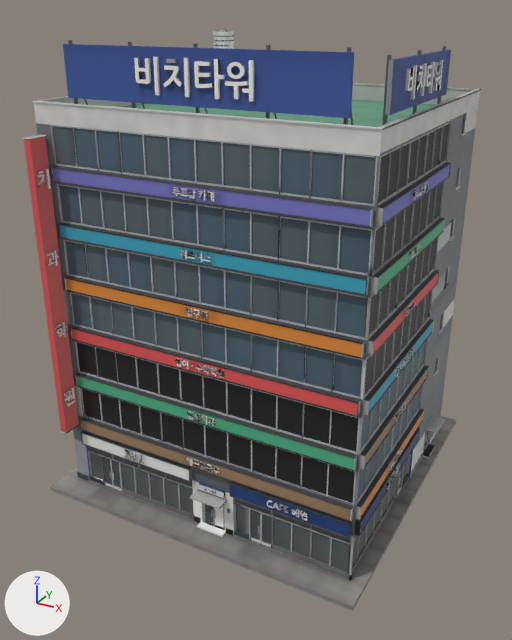
Two versions of the FBX model cs2_ilsan/CS2Assets/IlsanCornerTower02/IlsanCornerTower02_LOD1.fbx, one commit apart.
Both versions are drawn from a 50 mm camera at (22.2, -42.6, 32.5) aimed at (-0.2, -1.8, 12.1). Arrows for +X, +Y and +Z are at lower left; the lights stay in place. The first picture is the older version. Where no turn or scale is listed for an object, it has been applied to the vertices.

Objects in the first picture: 'IlsanCornerTower02_LOD1'.
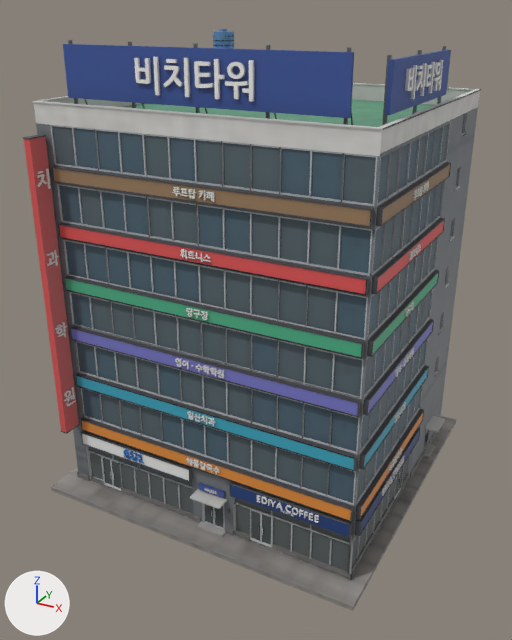
Location of each change, (x1, y1, x2, y2) in pixels of the pictures (512 x 640 px; the box of a moved part takes in the faces that stretch with it):
part 1 of me_ilsancornertower02_lod1, moved or reshaped
    before: (67, 64, 429, 519)
    after: (124, 66, 428, 518)
part 2 of me_ilsancornertower02_lod1, surface changed
    both: (23, 29, 478, 580)

What changed in the scene script:
```text
Change me_ilsancornertower02_lod1:
    used by ob_ilsancornertower02_lod1; location = (0.0, 0.0, 0.0)
    remove me_ilsancornertower02_lod1.from_pydata(...)  # 19459 vertices, 29648 faces; spans x -11.9..12.0, y -11.9..11.9, z -0.3..31.0
    add me_ilsancornertower02_lod1.from_pydata(...)  # 19489 vertices, 29683 faces; spans x -11.9..12.0, y -11.9..11.9, z -0.3..31.0
    me_ilsancornertower02_lod1 part 1: 215 vertices moved within x -5.9..11.4, y -10.4..-1.6, z 3.2..29.6; 925 vertices removed from x -10.8..11.4, y -11.0..-1.6, z 3.1..29.8; 988 vertices added at x -6.0..11.4, y -10.4..-2.5, z 3.6..28.7
    me_ilsancornertower02_lod1 part 2: 23574 kept faces spanning x -11.9..12.0, y -11.9..11.0, z -0.3..31.0 get new texture (UV) coordinates
    other edits to the shape of me_ilsancornertower02_lod1 do not show in these pictures
```
